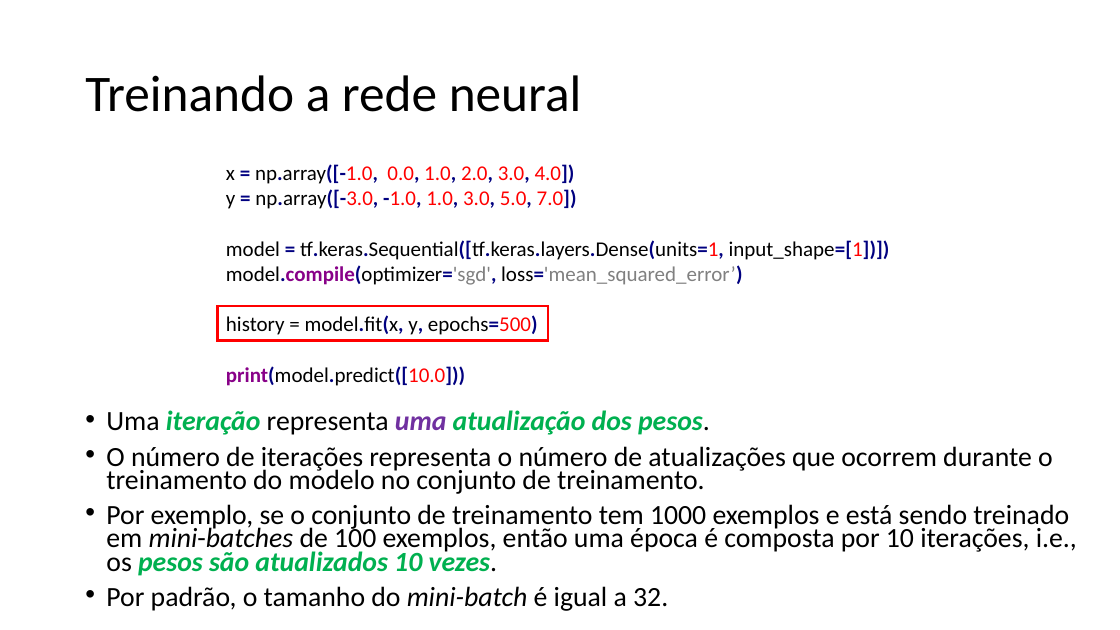
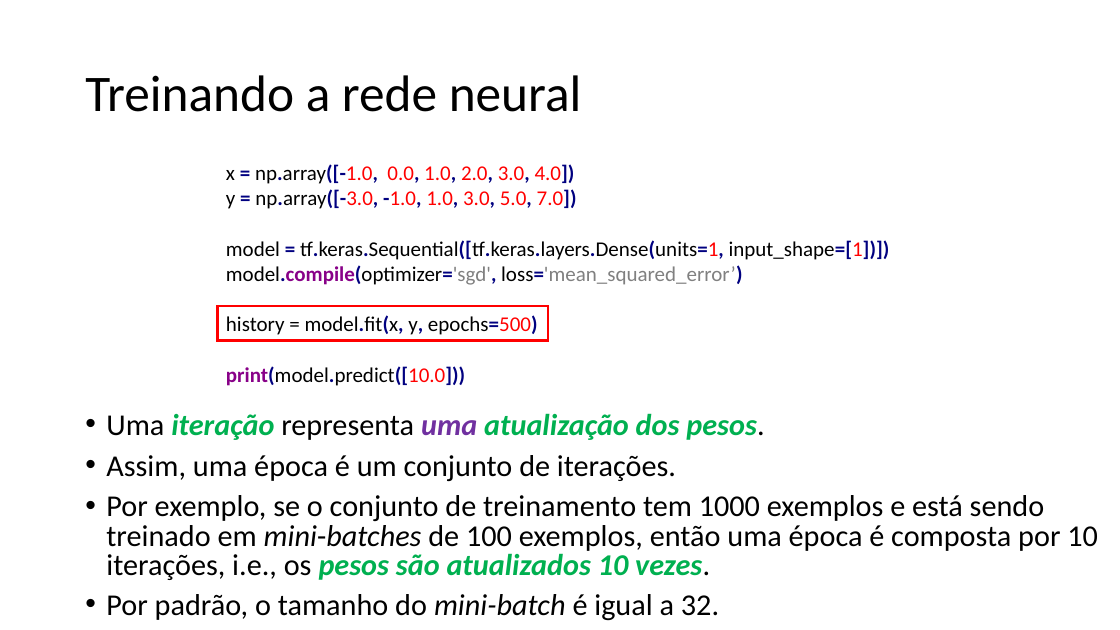
Before and after one commit to zz4fap/tp557-iot-ml, a slide deck: slide 22 of slides/TP557_7_Regressão_com_DNNs_parte_I.pptx. Drawn at 1120x630 pixels with LibreOffice and Linux fonts; fonts in the diff are those of the drawing. Boxes give left, top, right and bottom in pixels: in the first picture for what was removed or moved away, otherwise in the second. Text is boxed around its words. In the diff, an @@ line names an element or a change of style, - is before the commit and + after.

```diff
--- a/slides/TP557_7_Regressão_com_DNNs_parte_I.pptx
+++ b/slides/TP557_7_Regressão_com_DNNs_parte_I.pptx
@@ text at <box>106,413,1098,621</box>: size 23.8 to 25.9 pt in "Uma iteração representa uma atualização dos pesos.", "Por exemplo, se o conjunto de treinamento ...", "Por padrão, o tamanho do mini-batch é ..."; line spacing 0.7 to 0.8 @@
@@ text at <box>106,455,676,481</box>: text changed; size 23.8 to 25.9 pt @@
-• O número de iterações representa o número de atualizações que ocorrem durante o treinamento do modelo no conjunto de treinamento.
+• Assim, uma época é um conjunto de iterações.
```
Also in this commit, not shown: 4 other slides changed, 2 other files.
